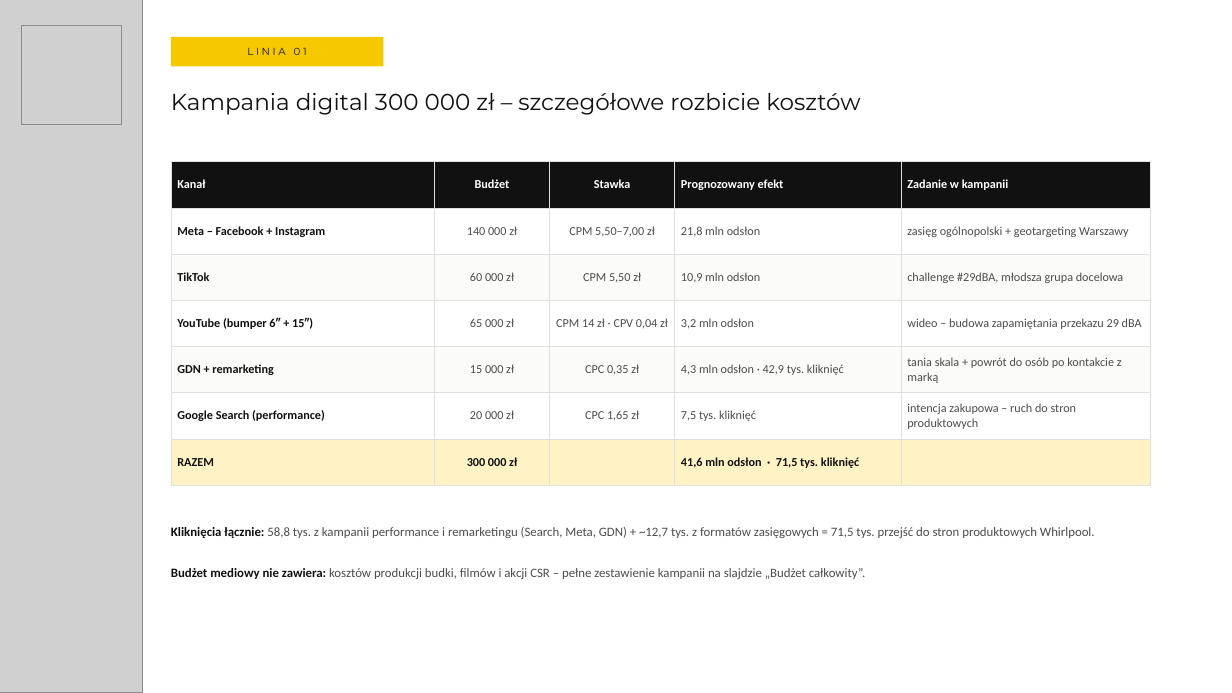
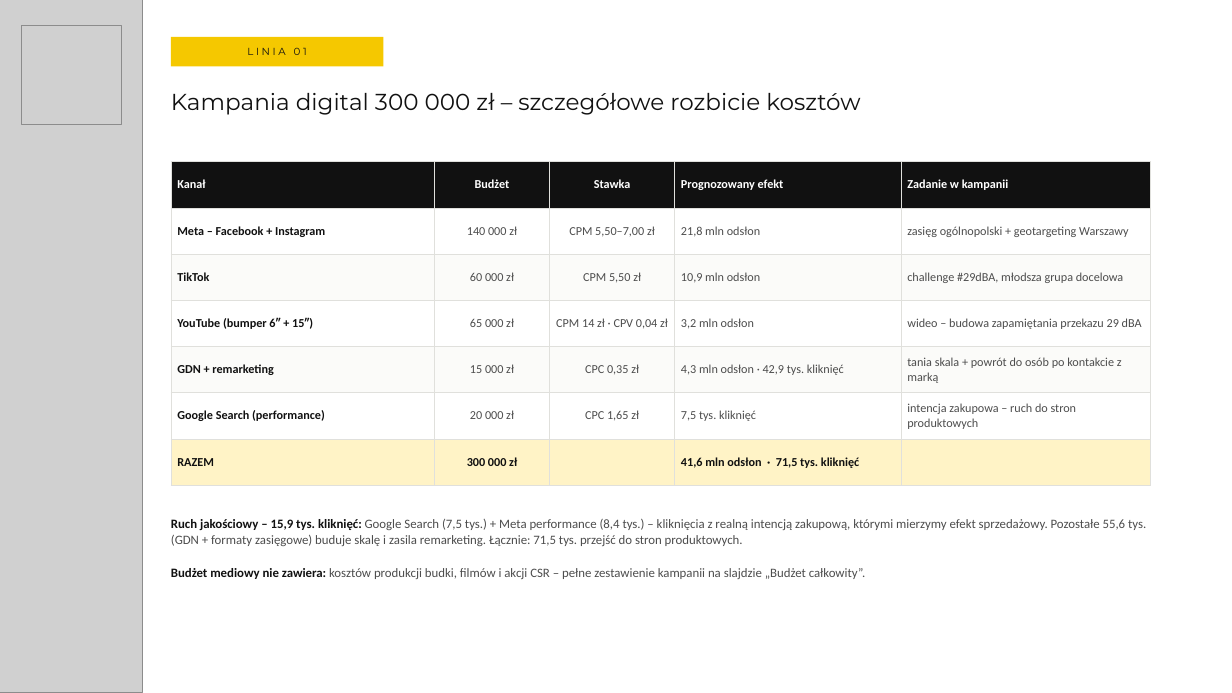
Before and after one commit to MarekDOLEW/blogoklockach, a slide deck: slide 21 of prezentacje/whirlpool/CISZAWHP_dla_CZ_O_OK_v4.1.pptx. Drawn at 1232x693 pixels with LibreOffice and Linux fonts; fonts in the diff are those of the drawing; grey boxes stand for pictures. Boxes give left, top, right and bottom in pixels: in the first picture for what was removed or moved away, otherwise in the second. Text is boxed around its words. In the diff, an @@ line names an element or a change of style, - is before the commit and + after.

```diff
--- a/prezentacje/whirlpool/CISZAWHP_dla_CZ_O_OK_v4.1.pptx
+++ b/prezentacje/whirlpool/CISZAWHP_dla_CZ_O_OK_v4.1.pptx
@@ text at [171, 519, 1146, 546]: text changed @@
-Kliknięcia łącznie: 58,8 tys. z kampanii performance i remarketingu (Search, Meta, GDN) + ~12,7 tys. z formatów zasięgowych = 71,5 tys. przejść do stron produktowych Whirlpool.
+Ruch jakościowy – 15,9 tys. kliknięć: Google Search (7,5 tys.) + Meta performance (8,4 tys.) – kliknięcia z realną intencją zakupową, którymi mierzymy efekt sprzedażowy. Pozostałe 55,6 tys. (GDN + formaty zasięgowe) buduje skalę i zasila remarketing. Łącznie: 71,5 tys. przejść do stron produktowych.
```
Also in this commit, not shown: 3 other slides changed, 1 slide added.
